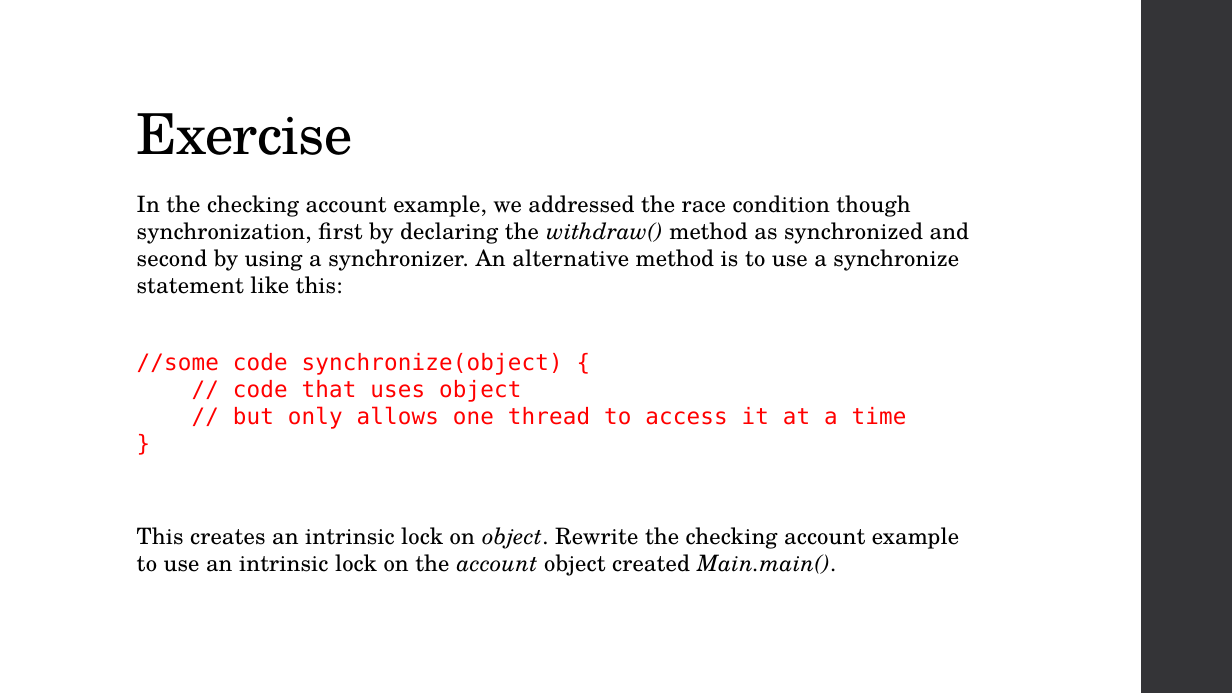
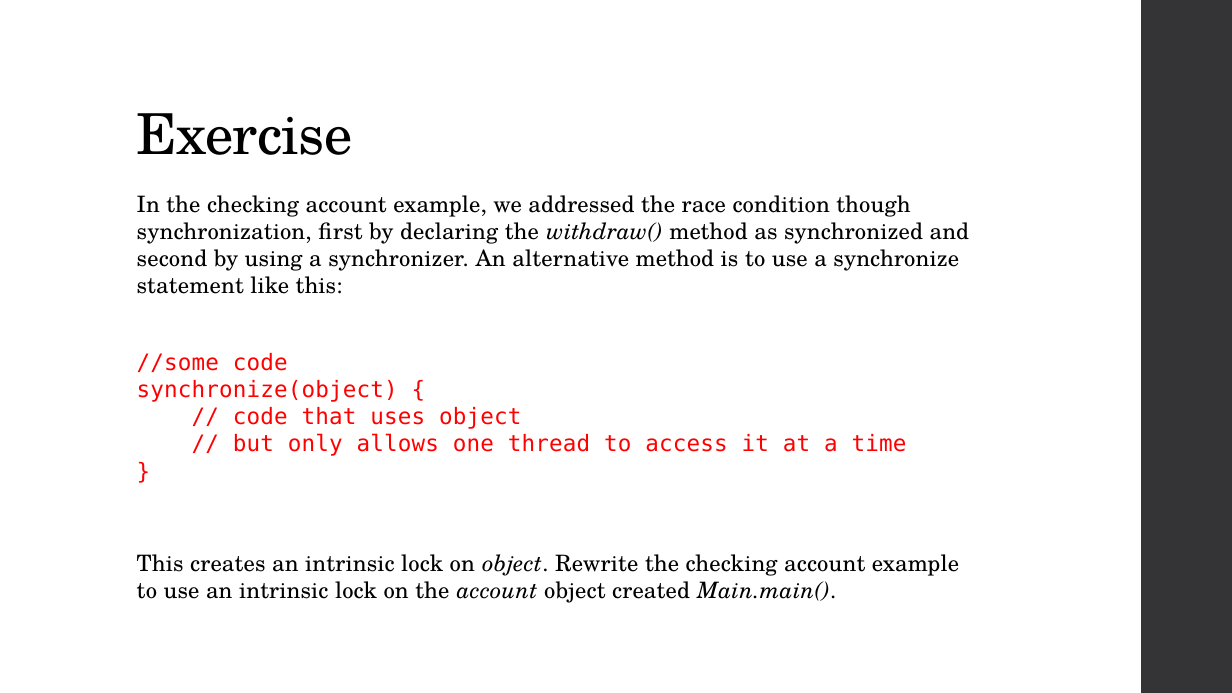
Before and after one commit to zarthur/CSCC-Fundamentals-Android-Notes, a slide deck: slide 16 of week_13/week_13.pptx. Drawn at 1232x693 pixels with LibreOffice and Linux fonts; fonts in the diff are those of the drawing. Boxes give left, top, right and bottom in pixels: in the first picture for what was removed or moved away, otherwise in the second. Text is boxed around its words. In the diff, an @@ line names an element or a change of style, - is before the commit and + after.

Commit message:
week 13: typo in slides

```diff
--- a/week_13/week_13.pptx
+++ b/week_13/week_13.pptx
@@ text at (137, 353, 398, 402): text changed @@
-//some code synchronize(object) {
+//some code
+synchronize(object) {
```
